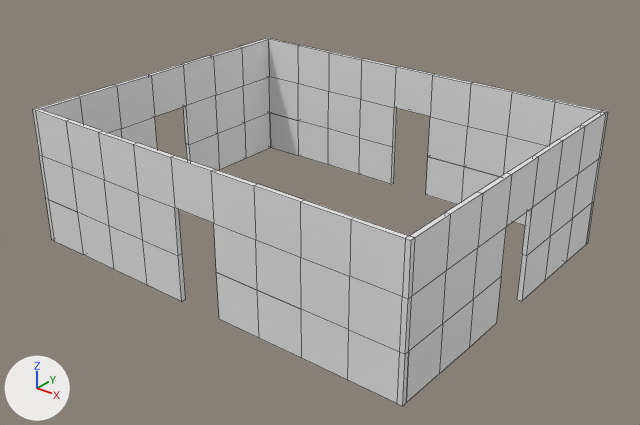
The FBX model MedievalDoc/Assets/Models/Room/Room.fbx as it was, and as the next commit left it.
Before and after are seen from a 50 mm camera at (10.73, -13.39, 9.0) aimed at (0.27, -0.31, 0.9). Arrows for +X, +Y and +Z are at lower left; the lights stay in place. Mesh edges are drawn as thin lines. Where no turn or scale is listed for an object, it has been applied to the vertices.

In view in the first picture: 'Room_1_High', 'Room_1_Low', 'Room_2_High', 'Room_2_Low', 'Room_3_High', 'Room_3_Low', 'Room_4_High', 'Room_4_Low'.
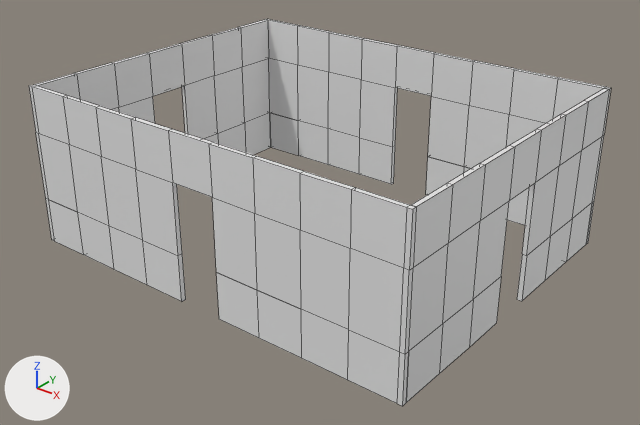
Commit message: Fix Room

Boxes [x1, y1, x2, y2] around the edits, measured in the pictures (640 x 425 px):
'Room_4_High', reshaped (9% taller)
    before: [32, 108, 415, 354]
    after: [29, 85, 416, 354]
'Room_1_High', reshaped (12% taller)
    before: [266, 38, 608, 202]
    after: [265, 19, 611, 202]
'Room_3_High', reshaped (10% taller)
    before: [409, 112, 605, 351]
    after: [409, 88, 609, 351]
'Room_2_High', reshaped (8% taller)
    before: [38, 39, 270, 149]
    after: [34, 20, 270, 139]

The change, as a diff of the scene's bpy script:
```diff
--- a/MedievalDoc/Assets/Models/Room/Room.fbx.py
+++ b/MedievalDoc/Assets/Models/Room/Room.fbx.py
@@ me_plane_008 @@
 me_plane_008.from_pydata(...)  # 48 vertices, 40 faces; spans x 4.5..4.6, y -3.5..3.5, z 1.0..3.0
 # used by ob_room_3_high; location = (0.0, 0.0, 0.0)
+# me_plane_008 part 3: all 32 vertices in x 4.5..4.6, y -3.5..3.5, z 2.0..3.0 are moved by (0.0, 0.0, 0.5)
@@ me_plane_010 @@
 me_plane_010.from_pydata(...)  # 72 vertices, 60 faces; spans x -4.6..4.6, y -3.6..-3.5, z 1.0..3.0
 # used by ob_room_4_high; location = (0.0, 0.0, 0.0)
+# me_plane_010 part 2: all 48 vertices in x -4.6..4.6, y -3.6..-3.5, z 2.0..3.0 are moved by (0.0, 0.0, 0.5)
@@ me_plane_007 @@
 me_plane_007.from_pydata(...)  # 48 vertices, 40 faces; spans x -4.6..-4.5, y -3.5..3.5, z 1.0..3.0
 # used by ob_room_2_high; location = (0.0, 0.0, 0.0)
+# me_plane_007 part 1: all 32 vertices in x -4.6..-4.5, y -3.5..3.5, z 2.0..3.0 are moved by (0.0, 0.0, 0.5)
@@ me_plane_006 @@
 me_plane_006.from_pydata(...)  # 72 vertices, 60 faces; spans x -4.6..4.6, y 3.5..3.6, z 1.0..3.0
 # used by ob_room_1_high; location = (0.0, 0.0, 0.0)
+# me_plane_006 part 4: all 48 vertices in x -4.6..4.6, y 3.5..3.6, z 2.0..3.0 are moved by (0.0, 0.0, 0.5)
```
